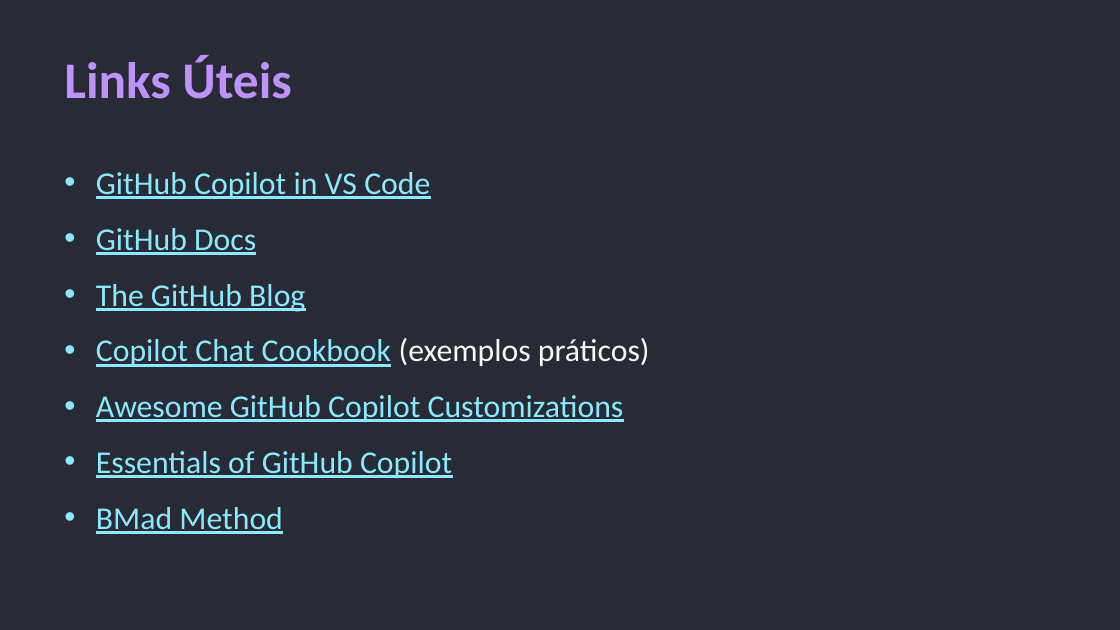
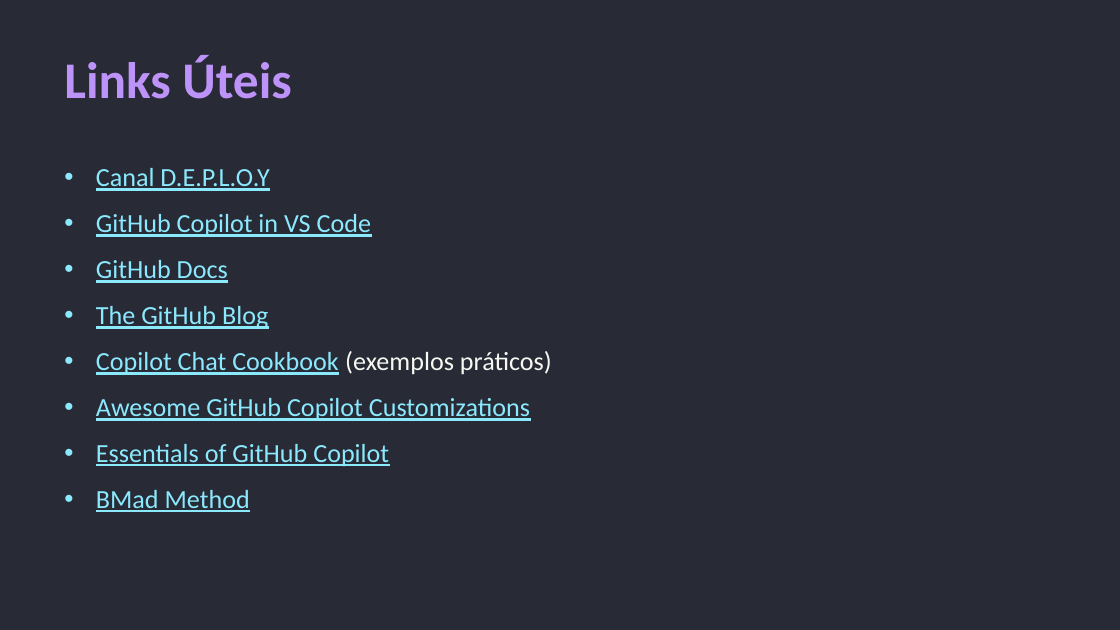
Before and after one commit to fructuoso/-DIO-Mentoria-IA-para-Devs-Onde-Utilizar-no-Dia-a-Dia-, a slide deck: slide 12 of apresentação.pptx. Drawn at 1120x630 pixels with LibreOffice and Linux fonts; fonts in the diff are those of the drawing. Boxes give left, top, right and bottom in pixels: in the first picture for what was removed or moved away, otherwise in the second. Text is boxed around its words. In the diff, an @@ line names an element or a change of style, - is before the commit and + after.

```diff
--- a/apresentação.pptx
+++ b/apresentação.pptx
@@ text at [96, 168, 269, 191]: paragraph added @@
+• Canal D.E.P.L.O.Y
@@ text at [96, 214, 552, 512]: size 27.2 to 22.4 pt @@
```
Also in this commit, not shown: 1 other slide changed, 3 other files.
